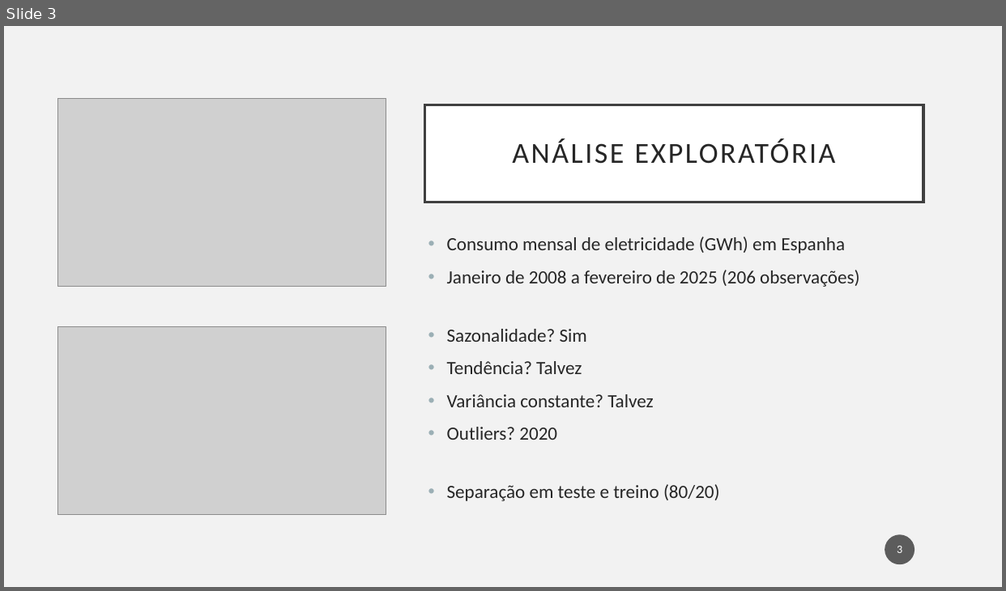
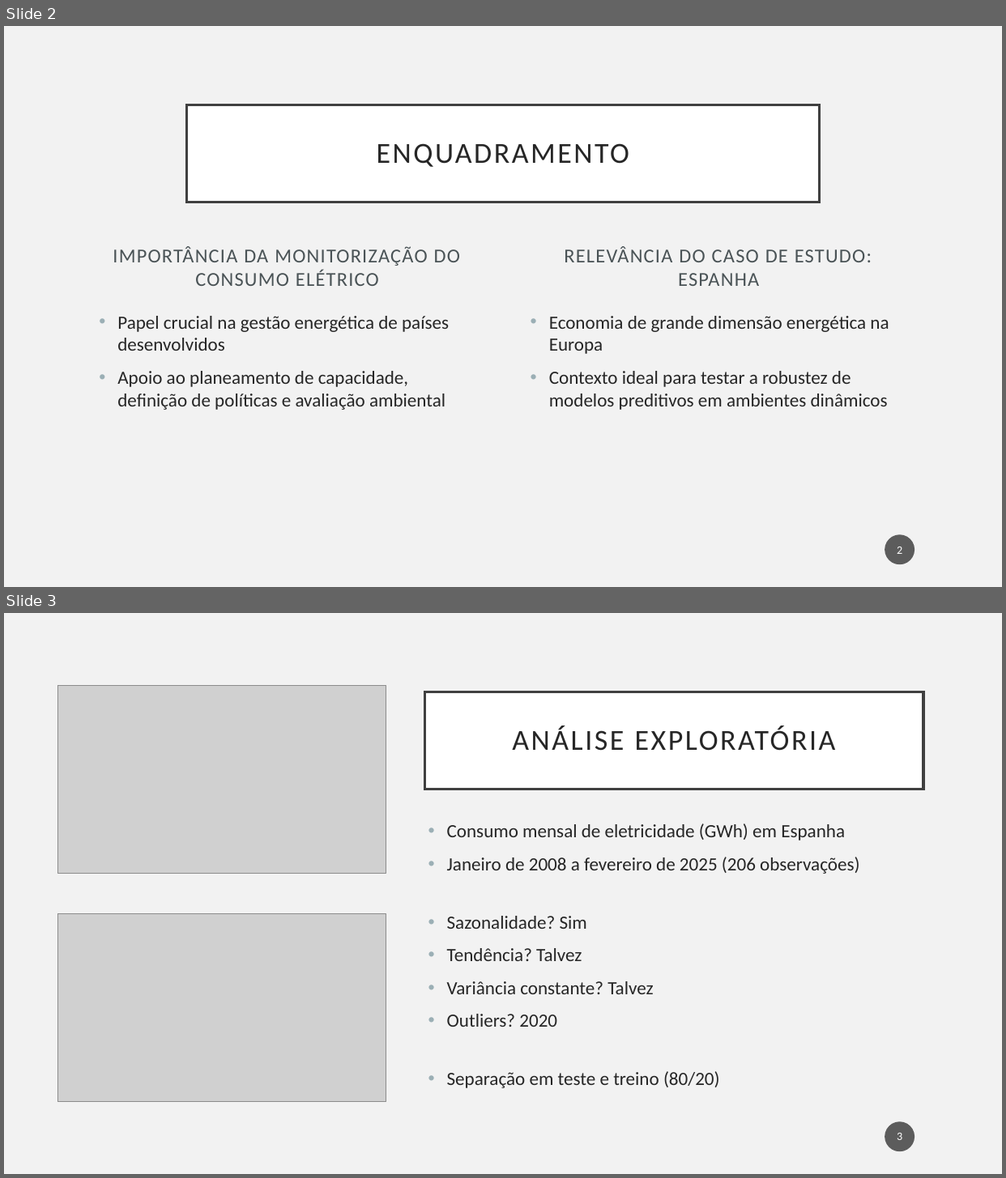
Before and after one commit to Hugoverissimo21/ElectricityForecastES, a slide deck: slides.pptx. Shown one above the other, each under a label of ours: slide 3 before the commit, slides 2 and 3 after it. The pictures are 1006x591 and 1006x1178 pixels, drawn with LibreOffice and Linux fonts; fonts in the diff are those of the drawing; grey boxes stand for pictures. Boxes give left, top, right and bottom in pixels: in the first picture for what was removed or moved away, otherwise in the second. Text is boxed around its words. In the diff, an @@ line names an element or a change of style, - is before the commit and + after.

```diff
--- a/slides.pptx
+++ b/slides.pptx
@@ slide 2 added at bbox=[4, 26, 1002, 587], background #F2F2F2 @@
@@ title added at bbox=[187, 105, 819, 202], fill #FFFFFF, outline #404040 2.5 pt, 28 pt, text #262626 @@
+ENQUADRAMENTO
@@ text added at bbox=[113, 246, 460, 286], 19 pt, text #4A5356 @@
+IMPORTÂNCIA DA MONITORIZAÇÃO DO CONSUMO ELÉTRICO
@@ text added at bbox=[564, 246, 872, 286], 19 pt, text #4A5356 @@
+RELEVÂNCIA DO CASO DE ESTUDO: ESPANHA
@@ text added at bbox=[117, 316, 449, 410], 18 pt, text #262626 @@
+• Papel crucial na gestão energética de países desenvolvidos
+• Apoio ao planeamento de capacidade, definição de políticas e avaliação ambiental
@@ text added at bbox=[549, 316, 889, 410], 18 pt, text #262626 @@
+• Economia de grande dimensão energética na Europa
+• Contexto ideal para testar a robustez de modelos preditivos em ambientes dinâmicos
@@ page number added at bbox=[885, 535, 915, 565], fill #1D1D1D at 70% opacity, 11 pt, text #FFFFFF @@
+2
```
Also in this commit, not shown: 4 slides changed, 1 other slide added, 1 slide removed, 1 other file.
